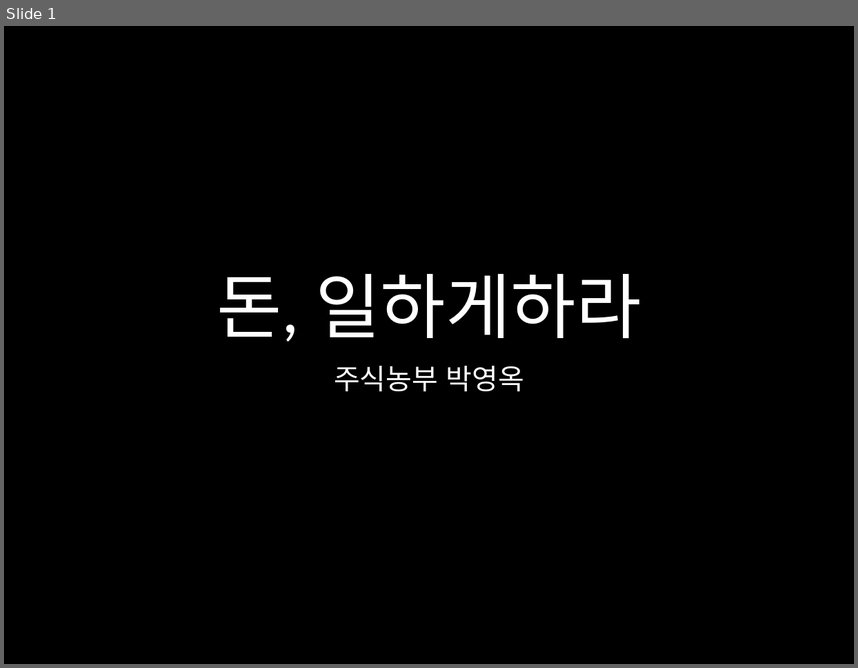
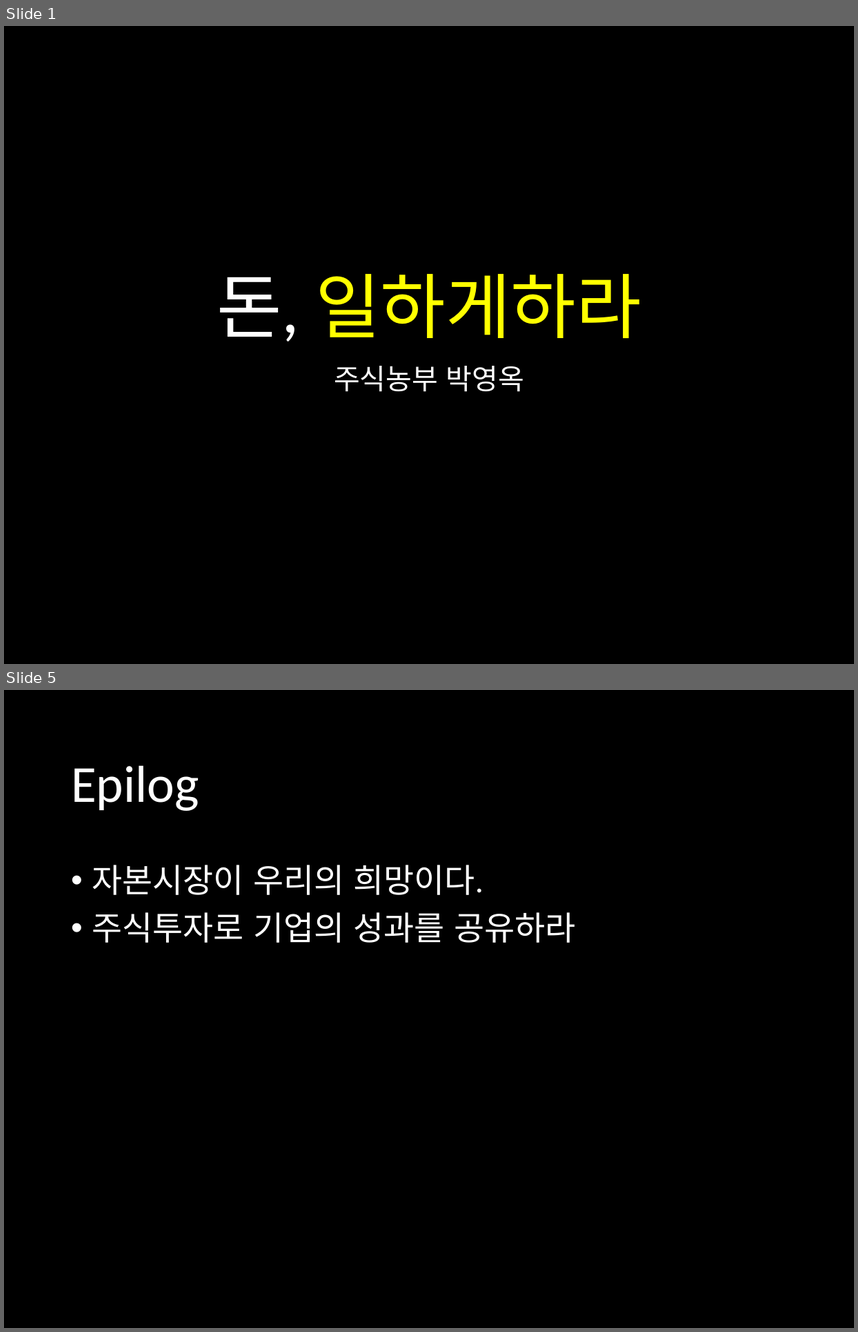
Before and after one commit to harrisleesh/Review, a slide deck: 돈, 일하게하라.pptx. Shown one above the other, each under a label of ours: slide 1 before the commit, slides 1 and 5 after it; the slides between them are not shown. The pictures are 858x668 and 858x1332 pixels, drawn with LibreOffice and Linux fonts; fonts in the diff are those of the drawing. Boxes give left, top, right and bottom in pixels: in the first picture for what was removed or moved away, otherwise in the second. Text is boxed around its words. In the diff, an @@ line names an element or a change of style, - is before the commit and + after.

Commit message:
돈,일하게하라 정리, 적게 자도 괜찮습니다 정리

```diff
--- a/돈, 일하게하라.pptx
+++ b/돈, 일하게하라.pptx
@@ slide 5 added at (4,690,854,1328), background #000000 @@
@@ title added at (71,765,199,811), 44 pt, text #FFFFFF @@
+Epilog
@@ text added at (92,865,575,943), 28 pt, text #FFFFFF @@
+• 자본시장이 우리의 희망이다.
+• 주식투자로 기업의 성과를 공유하라
@@ slide 1 changed as well @@
@@ title "돈, 일하게하라" at (217,274,641,341): text colour #FFFFFF to #FFFF00 in "일하게하라" @@
```
Also in this commit, not shown: 3 other slides added, 1 other file.
